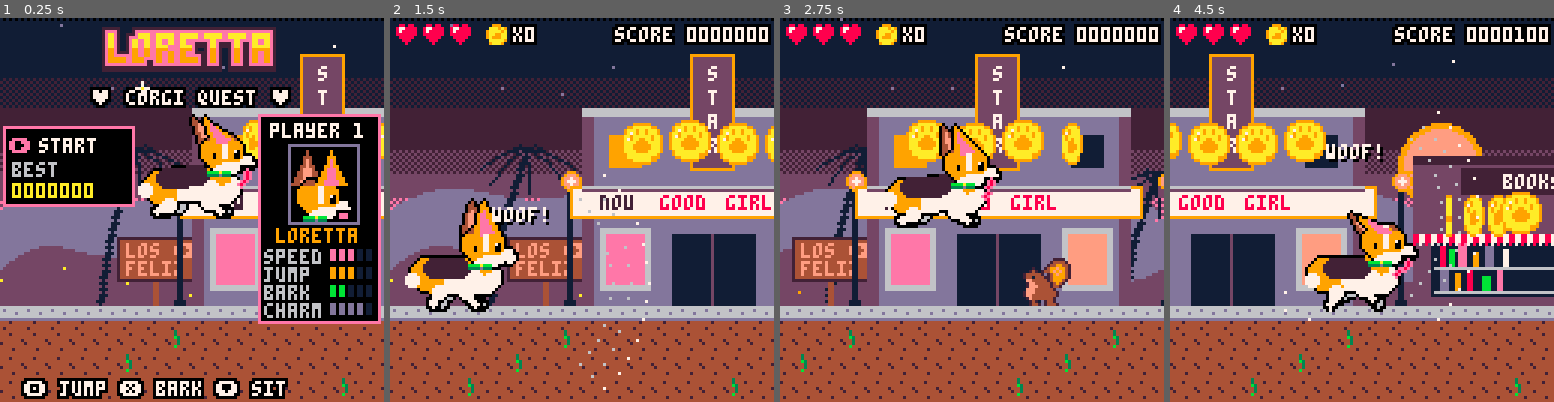
Above: before the commit, frames 1-4 (left to right).
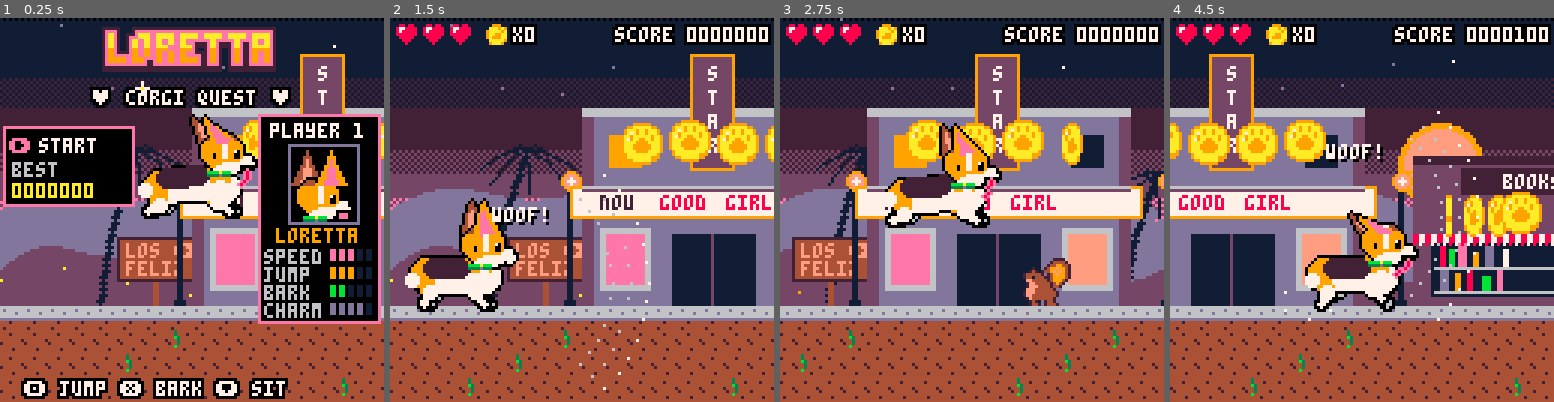
Above: after the commit, the same moments.

Repository: drachis/carts
Game: PICO-8 cartridge proj/loretta/loretta.p8
The game is run twice, just before and just after one commit, with the same random seed, the same clock (stepped at 60 frames per second) and the same inputs.
Inputs:
- Up to frame 1 (0.25 s): no input
- Up to frame 2 (1.5 s): tap X (X key) at 0.33, 1.07 s; tap O (Z key) at 0.7 s
- Up to frame 3 (2.75 s): hold Right 1.6-2.1 s; tap O (Z key) at 1.7, 2.1, 2.5 s; tap X (X key) at 1.85 s; hold Up 2.15-2.42 s; hold Right from 2.47 s (still down)
- Up to frame 4 (4.5 s): tap O (Z key) every 0.4 s from 2.9 to 4.1 s; tap X (X key) at 2.97, 4.08 s; release Right at 3.03 s; hold Left 3.08-3.58 s; hold Down 3.63-3.97 s; hold Right from 4.02 s (still down)

The runs differ from the first frame. In frame 1, 0.7% of the frame differs, in the area x 36-64%, y 42-53%; in frame 2, 0.8%, in the area x 6-29%, y 65-77%; in frame 3, 0.8%; in frame 4, 0.8%.

Commit message:
loretta: her legs at the ends of her body, as the user asked: hind legs under the butt, front legs under the chest, not from the middle
Co-Authored-By: Claude Opus 5.5 <noreply@anthropic.com>

Diff:
--- a/proj/loretta/loretta.lua
+++ b/proj/loretta/loretta.lua
@@ -112,7 +112,7 @@
  puff(hero.x+12,min(hero.y,120),12,12)
 end
 
-loretta_legs=split"0,3,0.5,4,6,1,2,0,6,6,0,0,0,9,7,1,0,0.5,7,7"
+loretta_legs=split"0,-1,0.5,4,6,1,5,0,6,6,0,-3,0,9,7,1,3,0.5,7,7"
 loretta_poses={stand=split"5,-10,19,-10,-4,-16,0.5,0,0",sit=split"7,-5,14,-12,-4,-16,0,3,0",sploot=split"4,-5,19,-5,-2,-13,4,-9,6",nap=split"4,-5,19,-5,-1,-11,4,-7,6",jump=split"4,-10,20,-11,-4,-16,0,-3,3"}
 loretta_poses.paddle=loretta_poses.jump
 
